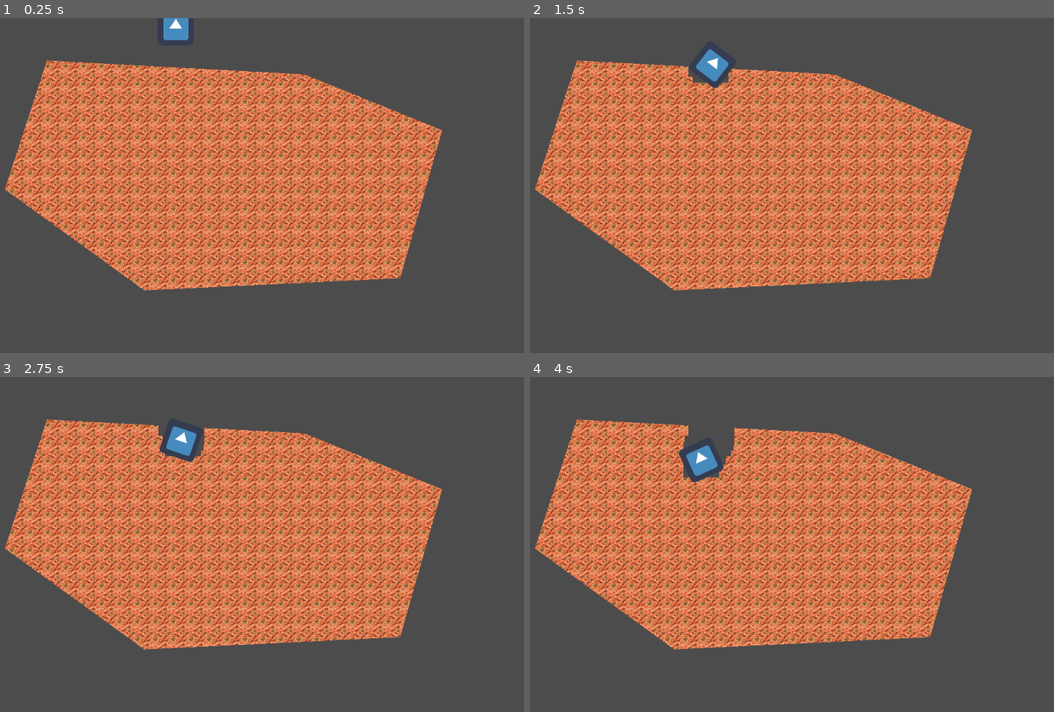
Above: before the commit, frames 1-4 (two rows, left to right).
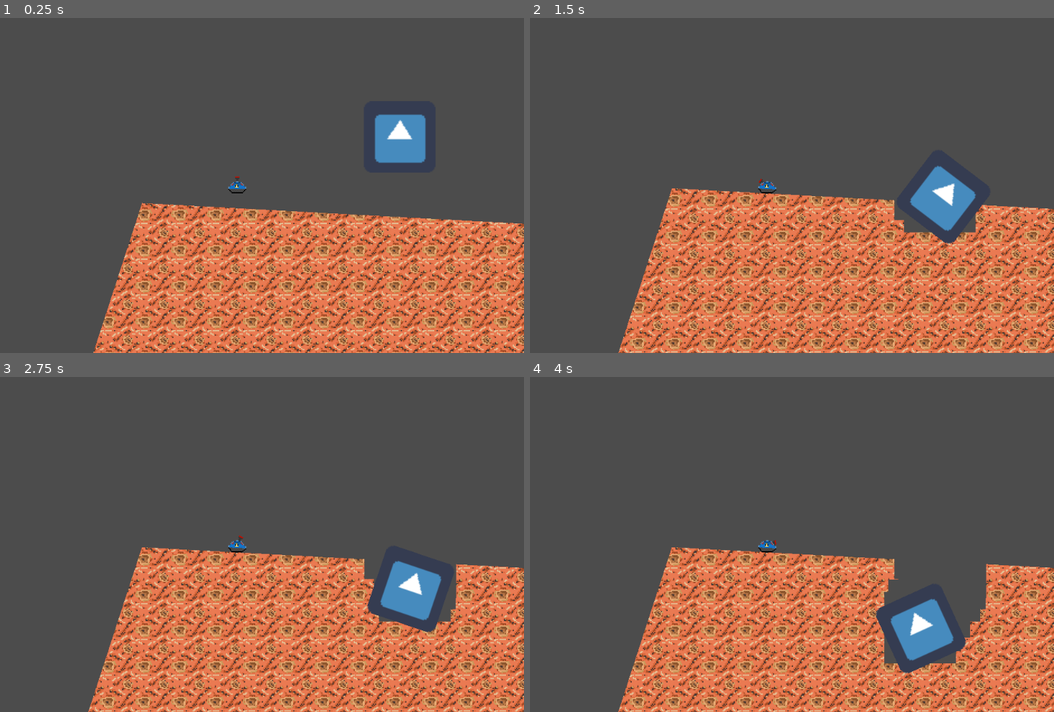
Above: after the commit, the same moments.

Repository: Blinc13/terrain_commander
Game: Godot game, scene res://TestScene.tscn
The game is run twice, just before and just after one commit, with the same random seed, the same clock (stepped at 60 frames per second) and the same inputs. The project has no main scene, so this scene is started directly. The engine's default icon, where the game draws it, is replaced by a stand-in: a white triangle on a blue panel in a dark square.
Inputs (mouse positions are in pixels of both pictures, inside the frame that each line leads up to):
- Up to frame 1 (0.25 s): no input
- Up to frame 2 (1.5 s): move the mouse to (891, 168) at 0.52 s; move the mouse to (650, 202) at 1.27 s
- Up to frame 3 (2.75 s): move the mouse to (293, 470) at 2.02 s
- Up to frame 4 (4 s): move the mouse to (739, 611) at 2.77 s; move the mouse to (938, 594) at 3.52 s

The runs differ from the first frame. In frame 1, 61% of the frame differs, in the area x 0-100%, y 0-100%; in frame 2, 61%; in frame 3, 60%; in frame 4, 58%.

Commit message:
Add player control
--And sprite for rocket

Diff:
--- a/TestScene.tscn
+++ b/TestScene.tscn
@@ -1,9 +1,10 @@
-[gd_scene load_steps=5 format=2]
+[gd_scene load_steps=6 format=2]
 
 [ext_resource path="res://src/objects/terrain_manager.gd" type="Script" id=1]
 [ext_resource path="res://icon.png" type="Texture" id=2]
 [ext_resource path="res://assets/textures/terrain/terrain.png" type="Texture" id=3]
 [ext_resource path="res://tmp.gd" type="Script" id=4]
+[ext_resource path="res://scenes/units/Player.tscn" type="PackedScene" id=5]
 
 [node name="Node2D" type="Node2D"]
 
@@ -30,4 +31,7 @@
 scale = Vector2( 0.5, 0.5 )
 polygon = PoolVector2Array( 32, -32, 32, 32, -32, 32, -32, -32, 31, -32 )
 
+[node name="Player" parent="." instance=ExtResource( 5 )]
+position = Vector2( 257, 57 )
+
 [connection signal="body_entered" from="RigidBody2D" to="RigidBody2D" method="_on_RigidBody2D_body_entered"]
--- /dev/null
+++ b/scenes/projectile/Rocket.tscn
@@ -0,0 +1,3 @@
+[gd_scene format=2]
+
+[node name="Projectile" type="KinematicBody2D"]
--- /dev/null
+++ b/scenes/units/Player.tscn
@@ -0,0 +1,25 @@
+[gd_scene load_steps=5 format=2]
+
+[ext_resource path="res://assets/textures/units/tank/barrel.png" type="Texture" id=1]
+[ext_resource path="res://assets/textures/units/tank/base.png" type="Texture" id=2]
+[ext_resource path="res://src/objects/player.gd" type="Script" id=3]
+
+[sub_resource type="RectangleShape2D" id=1]
+extents = Vector2( 8, 5.5 )
+
+[node name="Player" type="KinematicBody2D"]
+script = ExtResource( 3 )
+
+[node name="Barrel" type="Sprite" parent="."]
+texture = ExtResource( 1 )
+
+[node name="Base" type="Sprite" parent="."]
+texture = ExtResource( 2 )
+
+[node name="CollisionShape2D" type="CollisionShape2D" parent="."]
+position = Vector2( 0, 1.5 )
+shape = SubResource( 1 )
+
+[node name="Camera2D" type="Camera2D" parent="."]
+current = true
+zoom = Vector2( 0.5, 0.5 )
--- /dev/null
+++ b/src/objects/player.gd
@@ -0,0 +1,40 @@
+extends KinematicBody2D
+
+export(float) var BARREL_MOVE_SPEED = 10.0
+export(float) var DRIVING_SPEED = 50.0
+export(float) var ACCELERATION = 15.0
+export(float) var DECELERATION = 10.0
+export(float) var GRAVITY = 98.0
+
+onready var barrel = $Barrel
+
+var velocity: Vector2
+var target_angle: float = 0.0
+
+func _input(event):
+	if event is InputEventMouseMotion:
+		var p = Vector2.UP.angle_to(get_local_mouse_position().normalized())
+
+		target_angle = clamp(p, -PI/2, PI/2)
+
+func _physics_process(delta):
+	var weight = abs(target_angle - barrel.rotation) / BARREL_MOVE_SPEED
+	var angle = lerp_angle(barrel.rotation, target_angle, weight)
+
+	barrel.rotation = angle
+
+
+	var input = Input.get_vector("right", "left", "up", "down")
+
+	if input.x != 0:
+		velocity.x = clamp(velocity.x + (input.x * ACCELERATION * delta), -DRIVING_SPEED, DRIVING_SPEED)
+	else:
+		velocity.x -= clamp(velocity.x, -1, 1) * DECELERATION * delta
+
+	if !self.is_on_floor():
+		velocity.y += GRAVITY * delta
+	else:
+		velocity.y = 0
+		rotation = get_floor_angle(Vector2.UP)
+
+	move_and_slide(velocity, Vector2.UP)
Binary file added: assets/textures/projectiles/rocket/rocket.png
Not shown, added: assets/textures/projectiles/rocket/rocket.png.import
Binary file changed: assets/textures/units/tank/barrel.png
Not shown, added: assets/textures/projectiles/rocket.kra~
Not shown, added: assets/textures/projectiles/rocket.png~
Not shown, added: assets/textures/projectiles/rocket/rocket.kra
